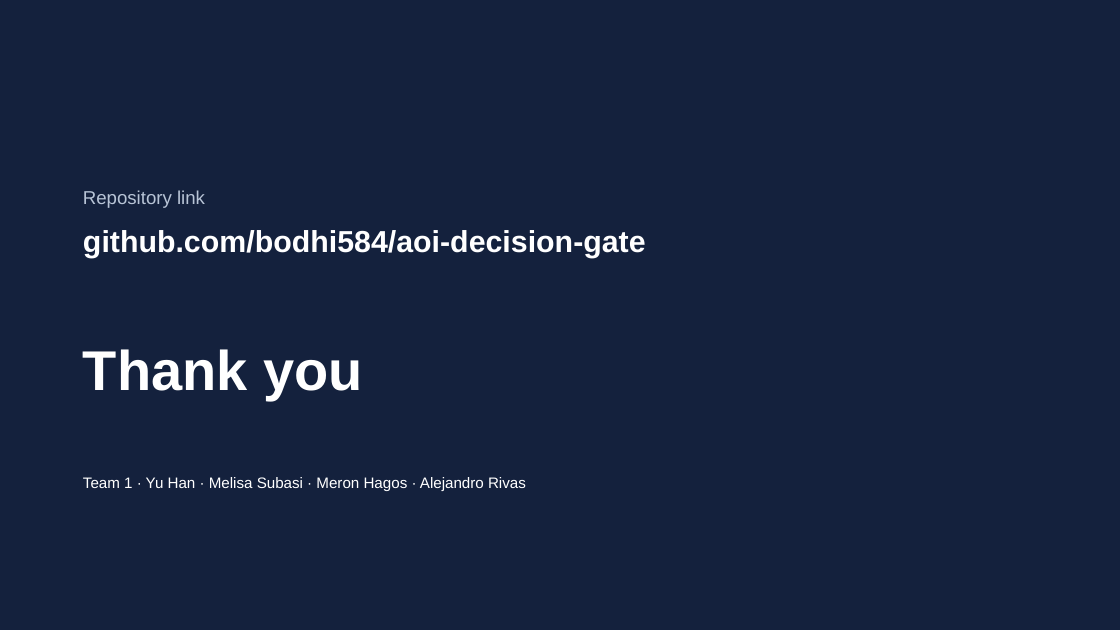
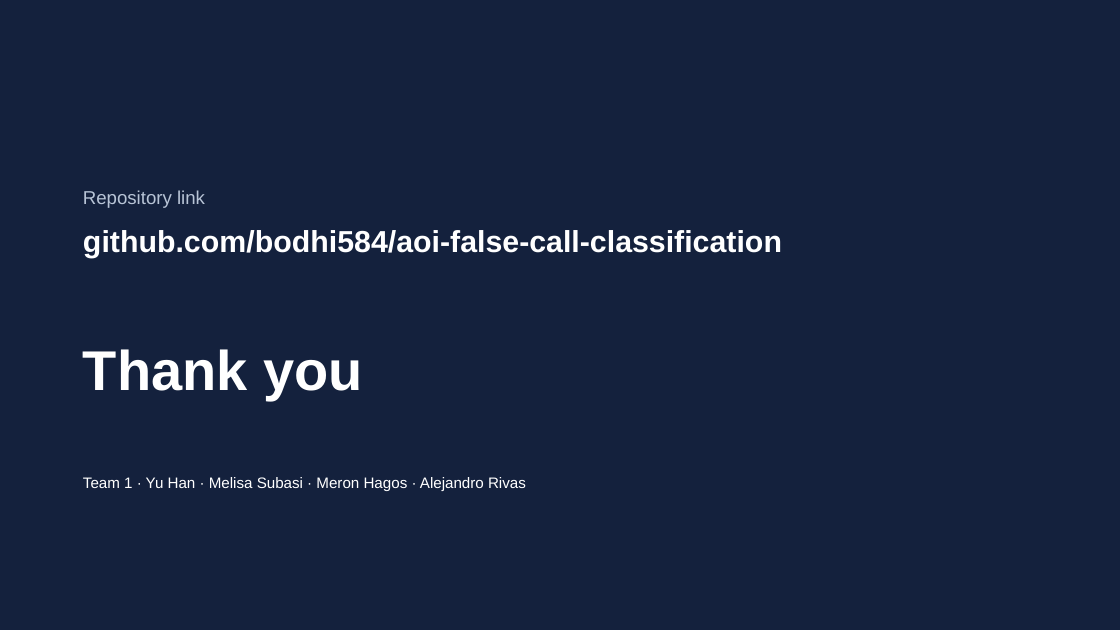
Before and after one commit to bodhi584/aoi-decision-gate, a slide deck: slide 16 of docs/slides_revised_topic.pptx. Drawn at 1120x630 pixels with LibreOffice and Linux fonts; fonts in the diff are those of the drawing. Boxes give left, top, right and bottom in pixels: in the first picture for what was removed or moved away, otherwise in the second. Text is boxed around its words. In the diff, an @@ line names an element or a change of style, - is before the commit and + after.

Commit message:
Repository renamed to aoi-false-call-classification

```diff
--- a/docs/slides_revised_topic.pptx
+++ b/docs/slides_revised_topic.pptx
@@ text at (83, 230, 782, 258): text changed @@
-github.com/bodhi584/aoi-decision-gate
+github.com/bodhi584/aoi-false-call-classification
```
Also in this commit, not shown: 1 other slide changed, 4 other files.
